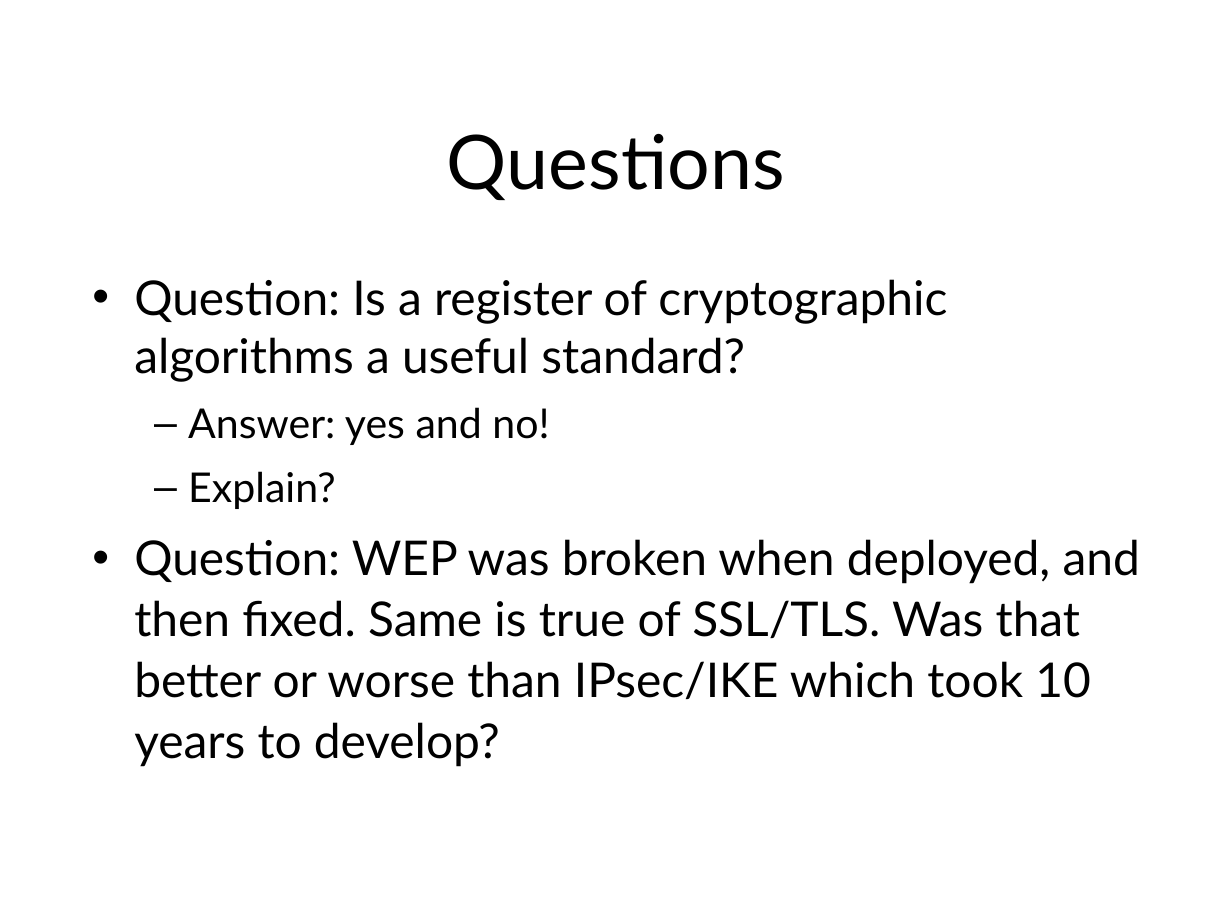
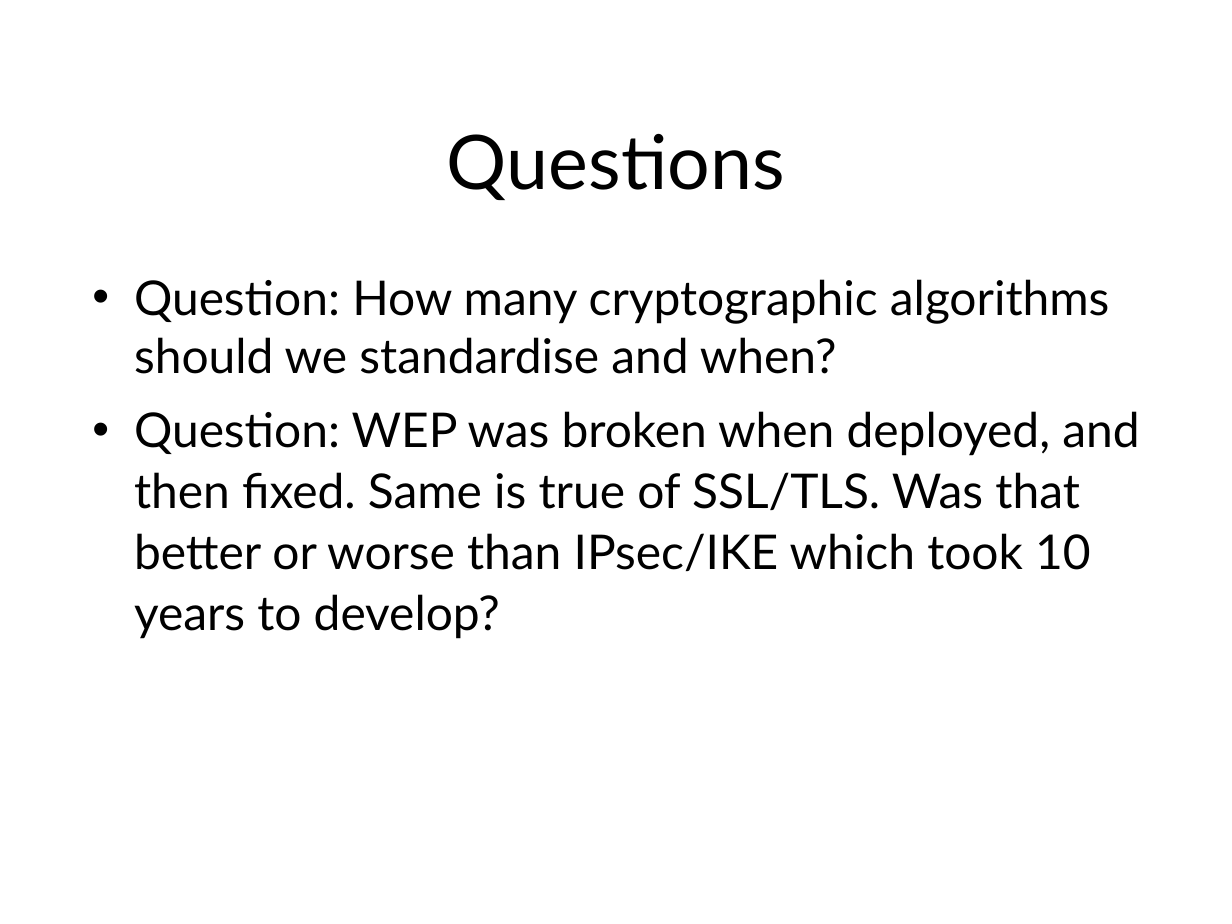
Before and after one commit to sftcd/cs7053, a slide deck: slide 21 of 2016lectures/06-protocols.ppt. Drawn at 1232x924 pixels with LibreOffice and Linux fonts; fonts in the diff are those of the drawing. Boxes give left, top, right and bottom in pixels: in the first picture for what was removed or moved away, otherwise in the second. Text is boxed around its words. In the diff, an @@ line names an element or a change of style, - is before the commit and + after.

```diff
--- a/2016lectures/06-protocols.ppt
+++ b/2016lectures/06-protocols.ppt
@@ text at bbox=[134, 279, 1110, 374]: text changed @@
-• Question: Is a register of cryptographic algorithms a useful standard?
-  – Answer: yes and no!
-  – Explain?
+• Question: How many cryptographic algorithms should we standardise and when?
```
Also in this commit, not shown: 10 other slides changed, 2 other files.
